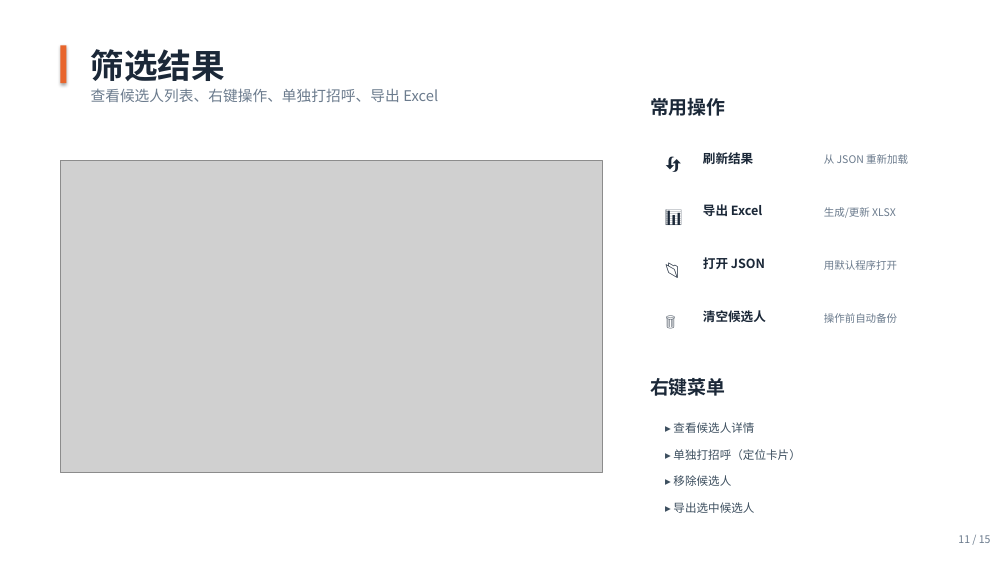
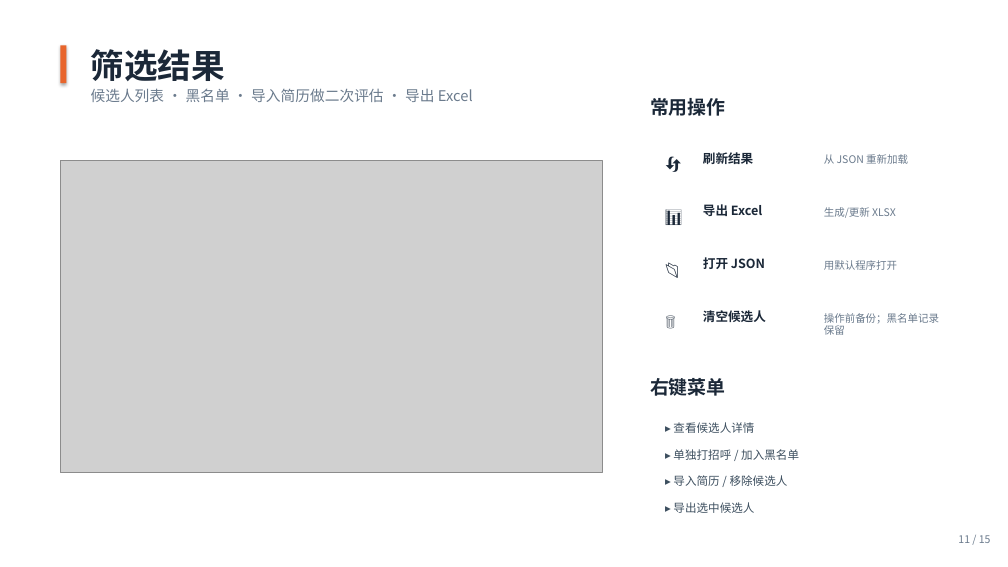
Before and after one commit to chenjinbo1991/boss-resume-filter, a slide deck: slide 11 of docs/BOSS招聘系统操作指南.pptx. Drawn at 1008x567 pixels with LibreOffice and Linux fonts; fonts in the diff are those of the drawing; grey boxes stand for pictures. Boxes give left, top, right and bottom in pixels: in the first picture for what was removed or moved away, otherwise in the second. Text is boxed around its words. In the diff, an @@ line names an element or a change of style, - is before the commit and + after.

```diff
--- a/docs/BOSS招聘系统操作指南.pptx
+++ b/docs/BOSS招聘系统操作指南.pptx
@@ text at (91,88,473,102): text changed @@
-查看候选人列表、右键操作、单独打招呼、导出 Excel
+候选人列表 · 黑名单 · 导入简历做二次评估 · 导出 Excel
@@ text at (824,313,939,335): text changed @@
-操作前自动备份
+操作前备份；黑名单记录保留
@@ text at (673,449,799,460): text changed @@
-▸ 单独打招呼（定位卡片）
+▸ 单独打招呼 / 加入黑名单
@@ text at (673,475,788,486): text changed @@
-▸ 移除候选人
+▸ 导入简历 / 移除候选人
```
Also in this commit, not shown: 4 other slides changed, 17 other files.
